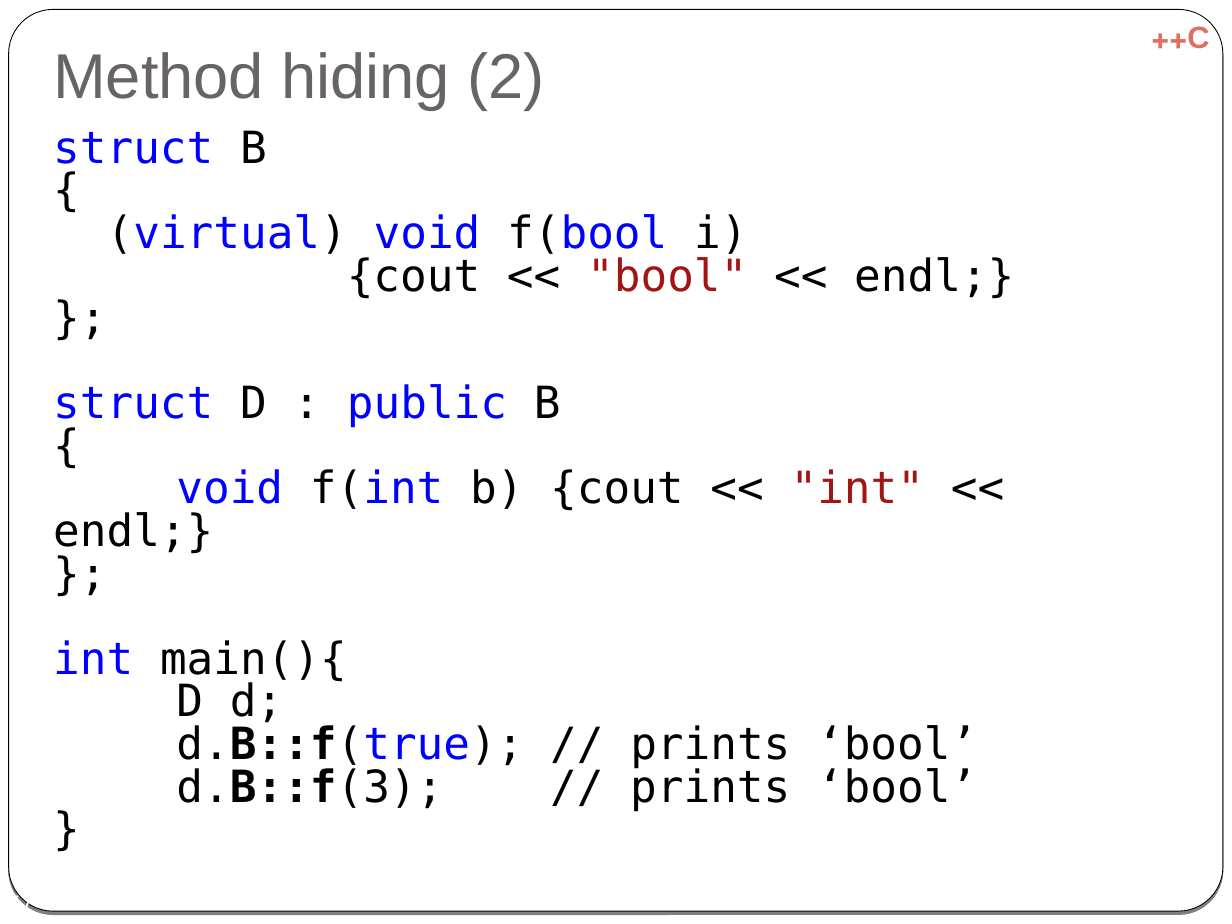
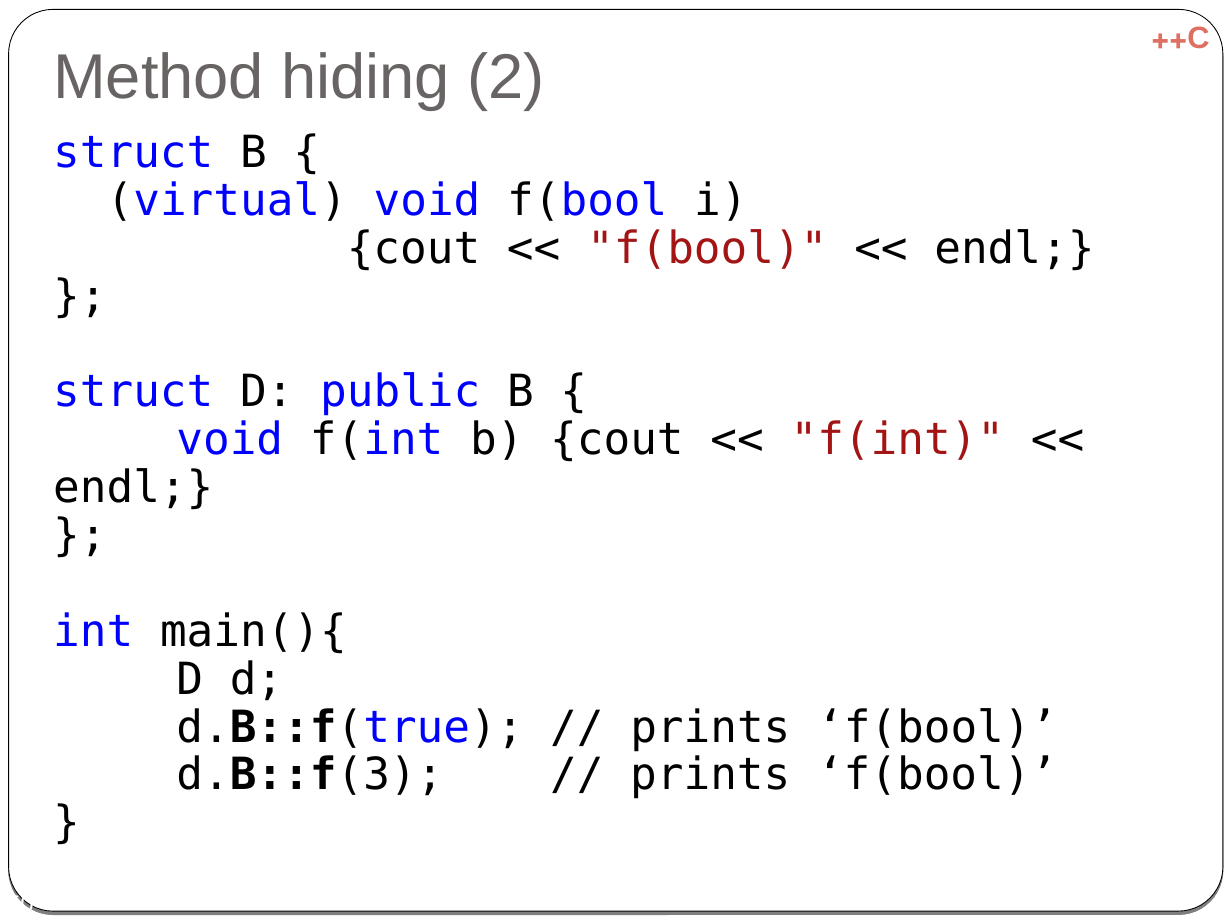
Before and after one commit to cpp-at-ariel/cpp-5778, a slide deck: slide 50 of week06-inheritance/slides-override-virtual.odp (slide 57 before the commit). Drawn at 1232x924 pixels with LibreOffice and Linux fonts; fonts in the diff are those of the drawing. Boxes give left, top, right and bottom in pixels: in the first picture for what was removed or moved away, otherwise in the second. Text is boxed around its words. In the diff, an @@ line names an element or a change of style, - is before the commit and + after.

```diff
--- a/week06-inheritance/slides-override-virtual.odp
+++ b/week06-inheritance/slides-override-virtual.odp
@@ text at (x1=53, y1=134, x2=267, y2=168): text changed @@
-struct B
-{
+struct B {
@@ text at (x1=53, y1=181, x2=747, y2=701): line spacing 0.8 to 0.9 @@
@@ text at (x1=347, y1=229, x2=1094, y2=271): text changed @@
-{cout << "bool" << endl;}
+{cout << "f(bool)" << endl;}
@@ text at (x1=53, y1=372, x2=1005, y2=510): text changed @@
-struct D : public B
-{
-void f(int b) {cout << "int" << endl;}
+struct D: public B {
+void f(int b) {cout << "f(int)" << endl;}
@@ text at (x1=176, y1=708, x2=1057, y2=799): text changed @@
-d.B::f(true); // prints ‘bool’
-d.B::f(3); // prints ‘bool’
+d.B::f(true); // prints ‘f(bool)’
+d.B::f(3); // prints ‘f(bool)’
@@ page number at (x1=7, y1=893, x2=34, y2=911): text changed @@
-57
+50
```
Also in this commit, not shown: 27 other slides changed, 7 slides removed, 14 other files.
